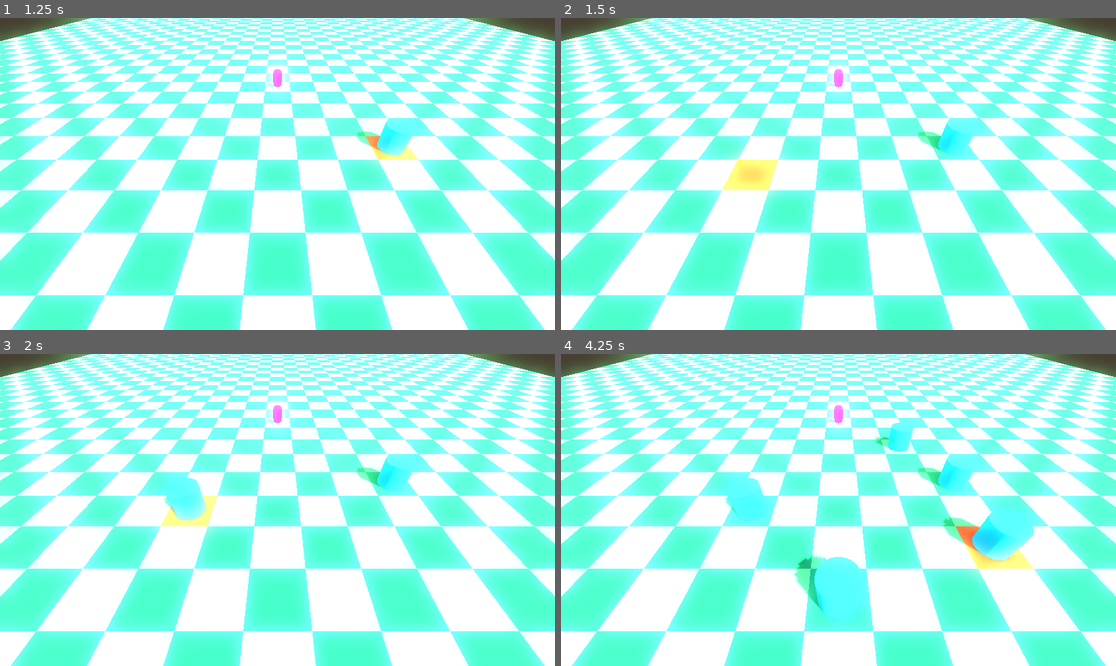
Above: before the commit, frames 1-4 (two rows, left to right).
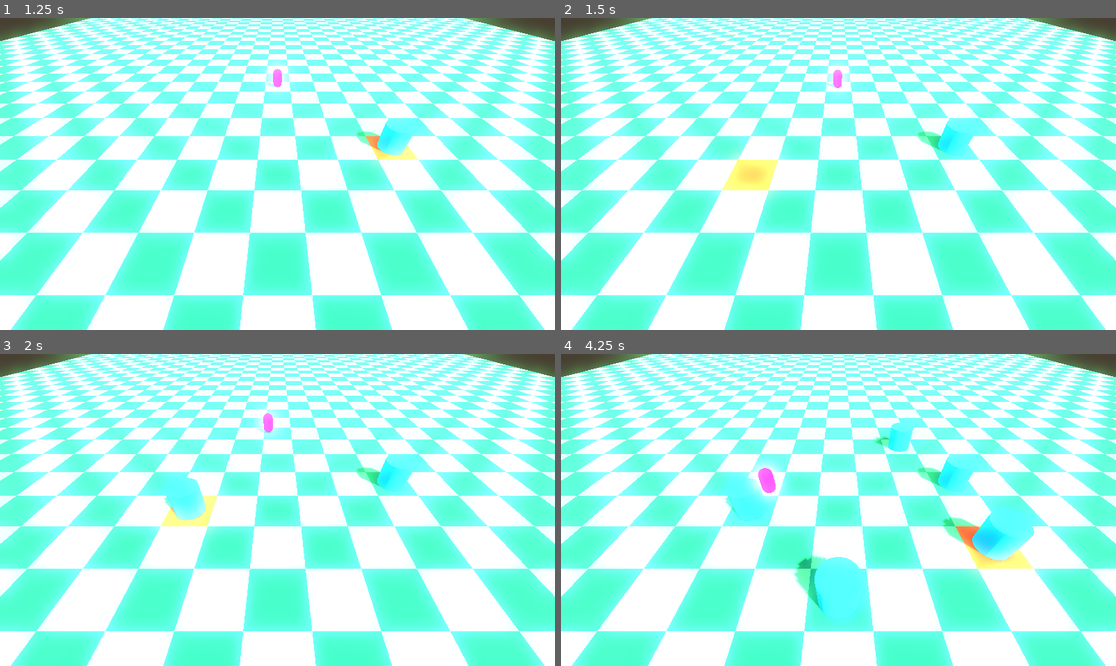
Above: after the commit, the same moments.

Repository: alexandremassaro/power-td
Game: Godot game, scene res://scenes/base_map.tscn
Same seed, same stepped clock (60 frames per second), same inputs: the game is played once before the commit and once after it.
Inputs (mouse positions are in pixels of both pictures, inside the frame that each line leads up to):
- Up to frame 1 (1.25 s): tap Enter at 0.5 s; move the mouse to (399, 158) at 0.52 s; tap Z (build_mode) at 0.6 s; click (399, 158) at 0.67 s
- Up to frame 2 (1.5 s): tap Space at 1.25 s; move the mouse to (727, 189) at 1.27 s; right-click (727, 189) at 1.35 s; click (727, 189) at 1.42 s
- Up to frame 3 (2 s): no input
- Up to frame 4 (4.25 s): move the mouse to (894, 441) at 2.02 s; tap X (destroy_mode) at 2.1 s; click (894, 441) at 2.17 s; move the mouse to (810, 572) at 2.77 s; click (810, 572) at 2.85 s; move the mouse to (1005, 556) at 3.52 s; hold Mouse wheel up (zoom_in) from 3.53 s (still down); click (1005, 556) at 3.67 s

Frame 1 is identical in both runs. In frame 2, less than 0.1% of the frame differs, in the area x 47-51%, y 16-23%; in frame 3, 0.4%; in frame 4, 0.8%, in the area x 33-53%, y 13-48%.

Commit message:
abstracted pathfinding from character to component

Diff:
--- a/scenes/character.tscn
+++ b/scenes/character.tscn
@@ -1,8 +1,9 @@
-[gd_scene load_steps=7 format=3 uid="uid://hfsj4vsntw7e"]
+[gd_scene load_steps=8 format=3 uid="uid://hfsj4vsntw7e"]
 
 [ext_resource type="Script" uid="uid://i8xq0c2n5u5f" path="res://scripts/entities/character.gd" id="1_lrhn5"]
 [ext_resource type="Shader" uid="uid://d1gt314n88dk8" path="res://shaders/character.gdshader" id="2_my7n2"]
 [ext_resource type="Script" uid="uid://bho1hgav1x4wl" path="res://scripts/components/selectable_component.gd" id="3_dp8ca"]
+[ext_resource type="Script" uid="uid://bvttacpvfemqf" path="res://scripts/components/pathfinding_component.gd" id="4_my7n2"]
 
 [sub_resource type="CapsuleShape3D" id="CapsuleShape3D_4ww3n"]
 
@@ -30,3 +31,7 @@
 [node name="SelectableComponent" type="Node" parent="."]
 script = ExtResource("3_dp8ca")
 metadata/_custom_type_script = "uid://bho1hgav1x4wl"
+
+[node name="PathfindingComponent" type="Node" parent="."]
+script = ExtResource("4_my7n2")
+metadata/_custom_type_script = "uid://bvttacpvfemqf"
--- /dev/null
+++ b/scenes/pathfinding_component.tscn
@@ -0,0 +1,6 @@
+[gd_scene load_steps=2 format=3 uid="uid://dxv8fvbsjf44i"]
+
+[ext_resource type="Script" uid="uid://bvttacpvfemqf" path="res://scripts/components/pathfinding_component.gd" id="1_3ijvo"]
+
+[node name="PathfindingComponent" type="Node"]
+script = ExtResource("1_3ijvo")
--- /dev/null
+++ b/scripts/components/pathfinding_component.gd
@@ -0,0 +1,142 @@
+class_name PathfindingComponent
+extends Node
+
+
+signal path_completed
+signal path_blocked
+
+
+@export var speed: float = 5.0
+@export var stopping_distance: float = 0.1
+
+var grid_manager: GridManager
+var path: Array[Vector3] = []
+var current_path_index: int = 0
+var is_moving: bool = false
+
+@onready var character: CharacterBody3D = get_parent()
+
+
+# Called when the node enters the scene tree for the first time.
+func _ready() -> void:
+	grid_manager = find_parent("BaseMap").find_child("GridManager")
+	if not grid_manager:
+		push_error("GridManager not found")
+
+
+func move_to(targe_position: Vector2i):
+	if not grid_manager:
+		return
+
+	path.clear()
+	current_path_index = 0
+
+	var from = grid_manager.world_3d_to_grid(character.global_position)
+	var grid_path = grid_manager.calculate_path(from, targe_position)
+
+	if grid_path.is_empty():
+		path_blocked.emit()
+		return
+
+	var smoothed = _smooth_path(grid_path)
+
+	for grid_pos in smoothed:
+		var world_pos = grid_manager.grid_to_world_3d(Vector2i(grid_pos))
+		path.push_back(world_pos)
+
+	is_moving = true
+
+
+func process_movement(_delta: float) -> Vector3:
+	if path.is_empty() or current_path_index >= path.size():
+		is_moving = false
+		if current_path_index >= path.size() and path.size() > 0:
+			path_completed.emit()
+		return Vector3.ZERO
+
+	var target = path[current_path_index]
+	var direction = character.global_position.direction_to(target)
+	var distance = character.global_position.distance_to(target)
+
+	if distance > stopping_distance:
+		return direction * speed
+	else:
+		current_path_index += 1
+		if current_path_index >= path.size():
+			is_moving = false
+			path.clear()
+			current_path_index = 0
+			path_completed.emit()
+		return Vector3.ZERO
+
+
+func _smooth_path(grid_path: PackedVector2Array) -> Array[Vector2i]:
+	if grid_path.size() <= 2:
+		return convert_to_vector2i_array(grid_path)
+
+	var smoothed: Array[Vector2i] = []
+	smoothed.push_back(Vector2i(grid_path[0]))
+
+	var current_index = 0
+
+	while current_index < grid_path.size() - 1:
+		var farthest_visible = current_index + 1
+
+		for i in range(current_index + 2, grid_path.size()):
+			if has_line_of_sight(Vector2i(grid_path[current_index]), Vector2i(grid_path[i])):
+				farthest_visible = i
+			else:
+				break
+
+		smoothed.push_back(Vector2i(grid_path[farthest_visible]))
+		current_index = farthest_visible
+
+	return smoothed
+
+
+func has_line_of_sight(from: Vector2i, to: Vector2i) -> bool:
+	var cells = get_line_cells(from, to)
+
+	for cell in cells:
+		if not grid_manager.is_cell_walkable(cell):
+			return false
+
+	return true
+
+
+func get_line_cells(from: Vector2i, to: Vector2i) -> Array[Vector2i]:
+	var cells: Array[Vector2i] = []
+
+	var x0 = from.x
+	var y0 = from.y
+	var x1 = to.x
+	var y1 = to.y
+
+	var dx = abs(x1 - x0)
+	var dy = abs(y1 - y0)
+	var sx = 1 if x0 < x1 else -1
+	var sy = 1 if y0 < y1 else -1
+	var err = dx - dy
+
+	while true:
+		cells.push_back(Vector2i(x0, y0))
+
+		if x0 == x1 and y0 == y1:
+			break
+
+		var e2 = 2 * err
+		if e2 > -dy:
+			err -= dy
+			x0 += sx
+		if e2 < dx:
+			err += dx
+			y0 += sy
+
+	return cells
+
+
+func convert_to_vector2i_array(packed: PackedVector2Array) -> Array[Vector2i]:
+	var result: Array[Vector2i] = []
+	for v in packed:
+		result.push_back(Vector2i(v))
+	return result
--- a/scripts/entities/character.gd
+++ b/scripts/entities/character.gd
@@ -4,6 +4,7 @@
 
 @onready var grid_manager : GridManager
 @onready var selectable: SelectableComponent = get_node("SelectableComponent")
+@onready var pathfinding: PathfindingComponent = get_node("PathfindingComponent")
 
 var path : Array[Vector3] = []
 var current_path_index : int = 0
@@ -11,33 +12,22 @@
 
 func _ready() -> void:
 	grid_manager = get_parent().get_node("GridManager") as GridManager
-	(get_parent().get_node("Floor") as Floor).move_to.connect(calculate_path)
+	(get_parent().get_node("Floor") as Floor).move_to.connect(_on_move_command)
 
 	if selectable:
 		selectable.selected.connect(_on_selected)
 		selectable.deselected.connect(_on_deselected)
 
 
-func _physics_process(_delta: float) -> void:
-	if path.is_empty() or current_path_index >= path.size():
-		velocity = Vector3.ZERO
-		return
+func _physics_process(delta: float) -> void:
+	if pathfinding.is_moving:
+		velocity = pathfinding.process_movement(delta)
+		velocity.y = 0
+		move_and_slide()
 
-	var target = path[current_path_index]
-	var direction = global_position.direction_to(target)
-	var distance = global_position.distance_to(target)
 
-	if distance > 0.1:
-		velocity.x = direction.x * SPEED
-		velocity.z = direction.z * SPEED
-	else:
-		current_path_index += 1
-		if current_path_index >= path.size():
-			velocity = Vector3.ZERO
-			path.clear()
-			current_path_index = 0
-
-	move_and_slide()
+func _on_move_command(target: Vector2i):
+	pathfinding.move_to(target)
 
 
 func _on_selected():
@@ -46,22 +36,6 @@
 
 func _on_deselected():
 	print("Character deselected: ", name)
-
-
-func calculate_path(to : Vector2i):
-	if not selectable.is_selected:
-		return
-	path.clear()
-	current_path_index = 0
-
-	var from = grid_manager.world_to_grid(Vector2(global_position.x, global_position.z))
-	var grid_path : PackedVector2Array = grid_manager.calculate_path(from, to)
-
-	var smoothed = smooth_path_with_line_of_sight(grid_path)
-
-	for grid_pos in smoothed:
-		var world_pos = grid_manager.grid_to_world(Vector2i(grid_pos))
-		path.push_back(Vector3(world_pos.x, 0.0, world_pos.y))
 
 
 func smooth_path_with_line_of_sight(grid_path: PackedVector2Array) -> Array[Vector2i]:
